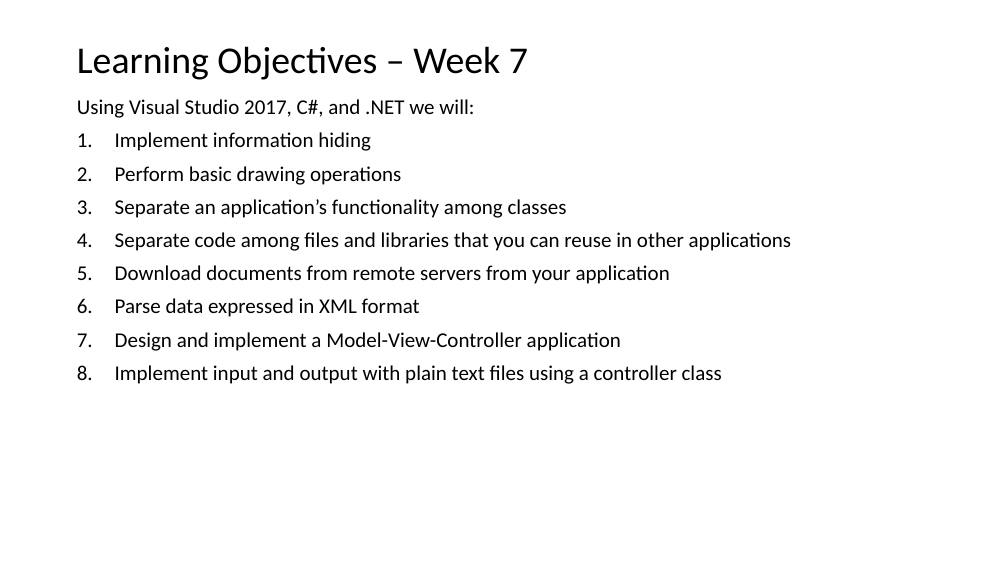
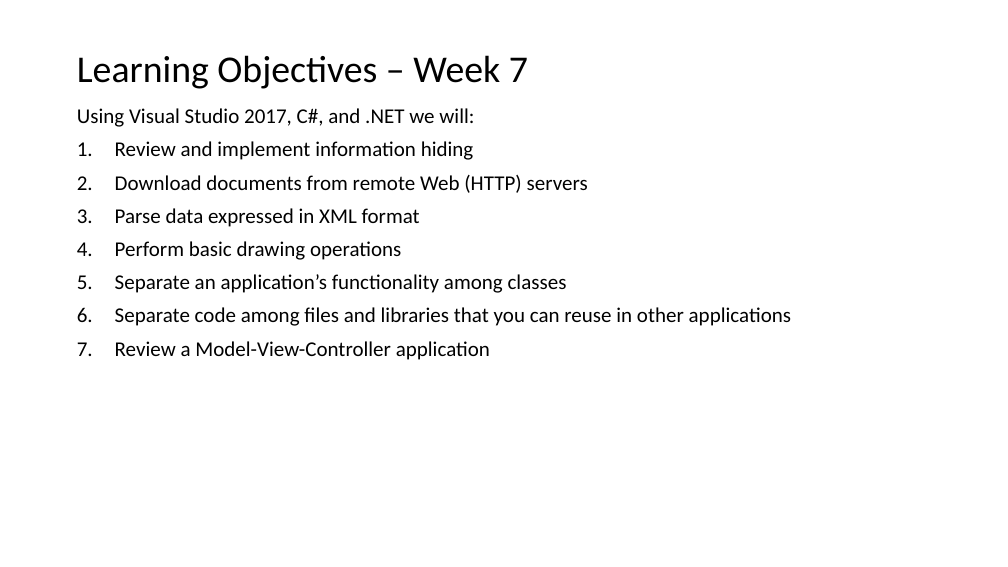
Before and after one commit to EricJPogue/www-epogue-info, a slide deck: slide 4 of CPSC-24500/Week07/2017SpringW07Slides.pptx (slide 3 before the commit). Drawn at 1008x567 pixels with LibreOffice and Linux fonts; fonts in the diff are those of the drawing. Boxes give left, top, right and bottom in pixels: in the first picture for what was removed or moved away, otherwise in the second. Text is boxed around its words. In the diff, an @@ line names an element or a change of style, - is before the commit and + after.

Commit message:
Update week 7 files.

```diff
--- a/CPSC-24500/Week07/2017SpringW07Slides.pptx
+++ b/CPSC-24500/Week07/2017SpringW07Slides.pptx
@@ title "Learning Objectives – Week 7": place and size @@
-title "Learning Objectives – Week 7" at [77,46,528,80]
+title "Learning Objectives – Week 7" at [77,55,528,89]
@@ text "Using Visual Studio 2017, C#, ...": place and size @@
-text "Using Visual Studio 2017, C#, ..." at [77,99,791,384]
+text "Using Visual Studio 2017, C#, ..." at [77,108,791,360]
@@ text at [115,141,588,227]: text changed @@
-1. Implement information hiding
+1. Review and implement information hiding
+2. Download documents from remote Web (HTTP) servers
+3. Parse data expressed in XML format
@@ text at [115,341,490,360]: text changed @@
-5. Download documents from remote servers from your application
-6. Parse data expressed in XML format
-7. Design and implement a Model-View-Controller application
-8. Implement input and output with plain text files using a controller class
+7. Review a Model-View-Controller application
```
Also in this commit, not shown: 5 other slides changed, 12 slides added, 20 slides removed, 6 other files.
